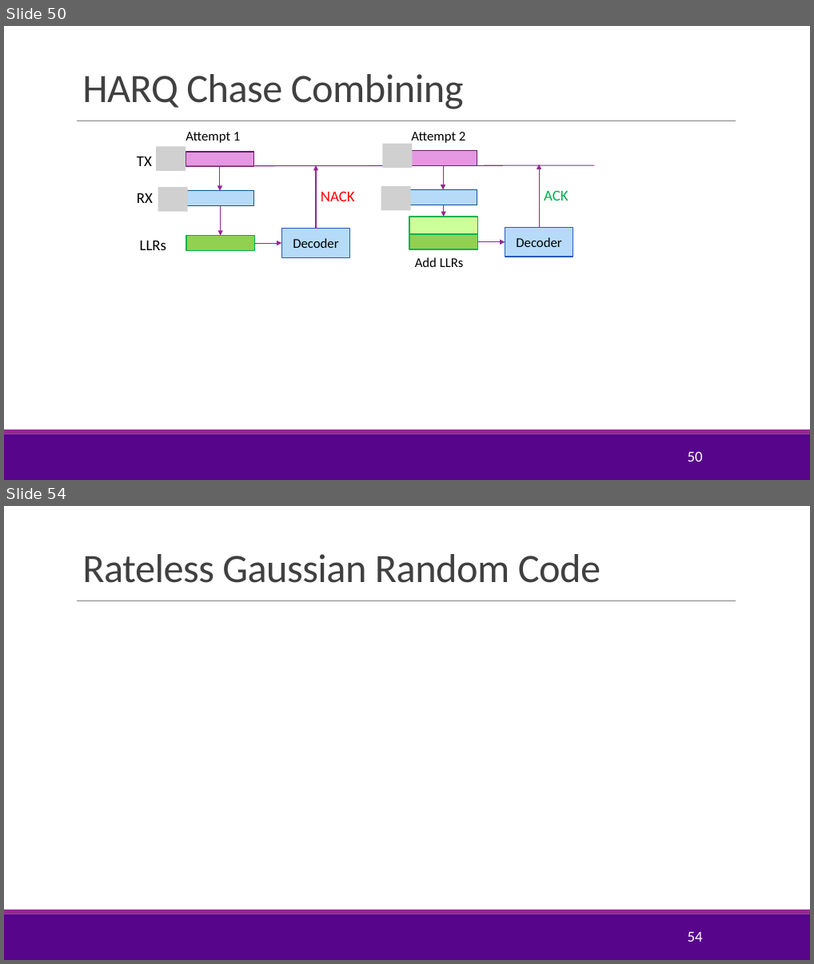
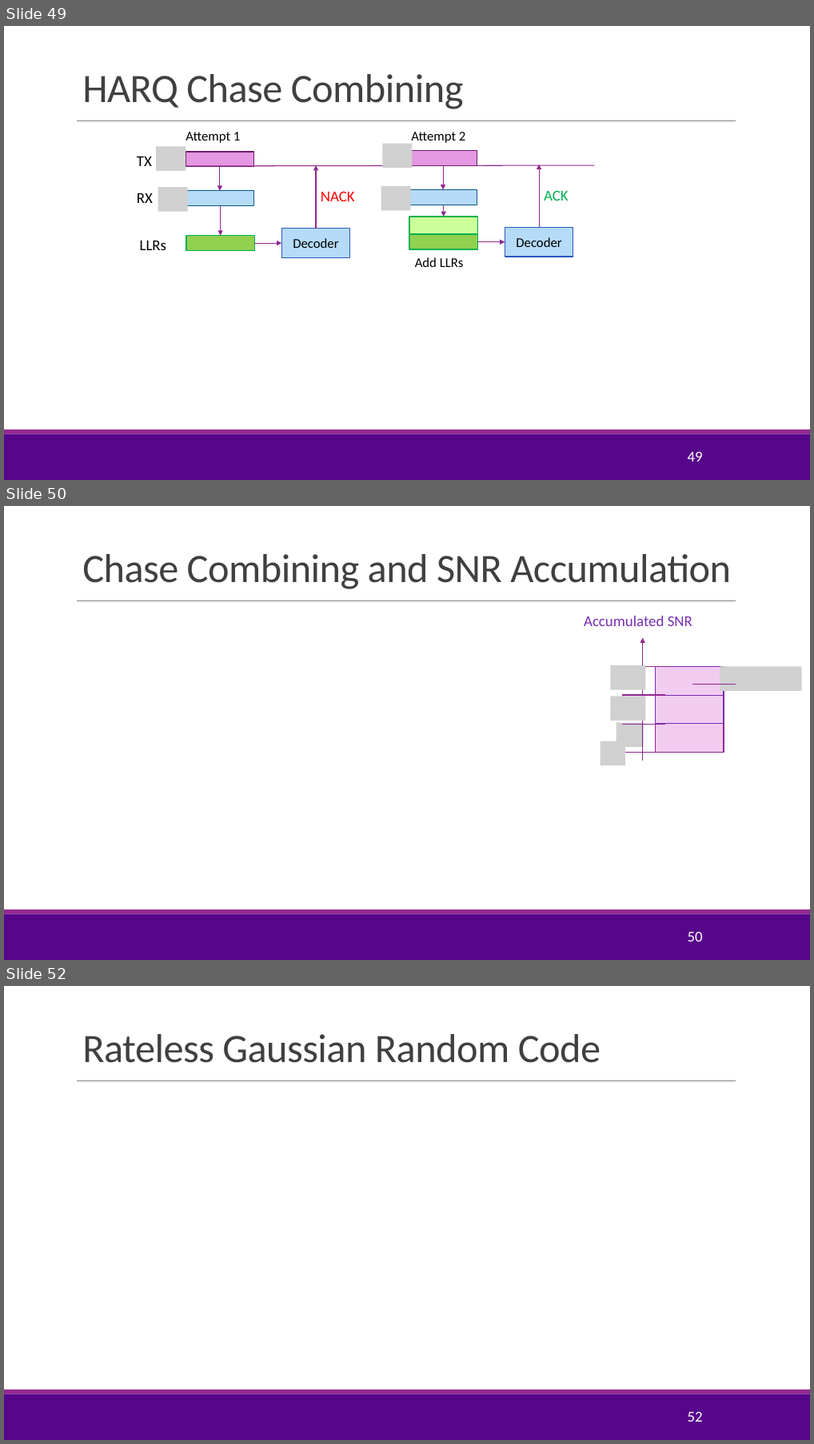
Before and after one commit to sdrangan/wirelesscomm, a slide deck: lectures/Unit05_AMC.pptx. Shown one above the other, each under a label of ours: slides 50 and 54 before the commit, slides 49, 50 and 52 after it; the slides between them are not shown. The pictures are 814x964 and 814x1444 pixels, drawn with LibreOffice and Linux fonts; fonts in the diff are those of the drawing; grey boxes stand for pictures; background and template pictures are left out. Boxes give left, top, right and bottom in pixels: in the first picture for what was removed or moved away, otherwise in the second. Text is boxed around its words. In the diff, an @@ line names an element or a change of style, - is before the commit and + after.

```diff
--- a/lectures/Unit05_AMC.pptx
+++ b/lectures/Unit05_AMC.pptx
@@ slide 50 added at [4, 506, 810, 960], background #FFFFFF; not listed: 3 template elements that a slide beside it also shows @@
@@ title added at [82, 554, 731, 589], 48 pt, text #404040 @@
+Chase Combining and SNR Accumulation
@@ text added at [584, 616, 693, 626], 18 pt, text #762EB1 @@
+Accumulated SNR
@@ arrow added from (643, 760) to (643, 638), #92278F 1 pt @@
@@ picture added at [610, 665, 646, 689] @@
@@ line added from (625, 666) to (668, 666), #92278F 1 pt @@
@@ rectangle added at [655, 666, 724, 695], fill #F1CCF0, outline #762EB1 1.25 pt @@
@@ picture added at [720, 666, 802, 691] @@
@@ picture added at [610, 696, 646, 720] @@
@@ line added from (622, 695) to (666, 695), #92278F 1 pt @@
@@ rectangle added at [655, 695, 724, 723], fill #F1CCF0, outline #762EB1 1.25 pt @@
@@ line added from (693, 684) to (737, 684), #92278F 1 pt @@
@@ picture added at [601, 741, 626, 765] @@
@@ picture added at [617, 723, 644, 747] @@
@@ line added from (622, 724) to (666, 724), #92278F 1 pt @@
@@ rectangle added at [655, 724, 724, 752], fill #F1CCF0, outline #92278F 1.25 pt @@
@@ line added from (622, 752) to (697, 752), #92278F 1 pt @@
@@ page number added at [688, 931, 703, 941], 18 pt, text #FFFFFF @@
+50
@@ what was slide 50 is now slide 49 @@
@@ page number at [688, 451, 703, 461]: text changed @@
-50
+49
@@ what was slide 54 is now slide 52 @@
@@ page number at [688, 1411, 703, 1421]: text changed @@
-54
+52
```
Also in this commit, not shown: 5 slides changed, 3 other slides added, 3 slides removed, 4 other files.
